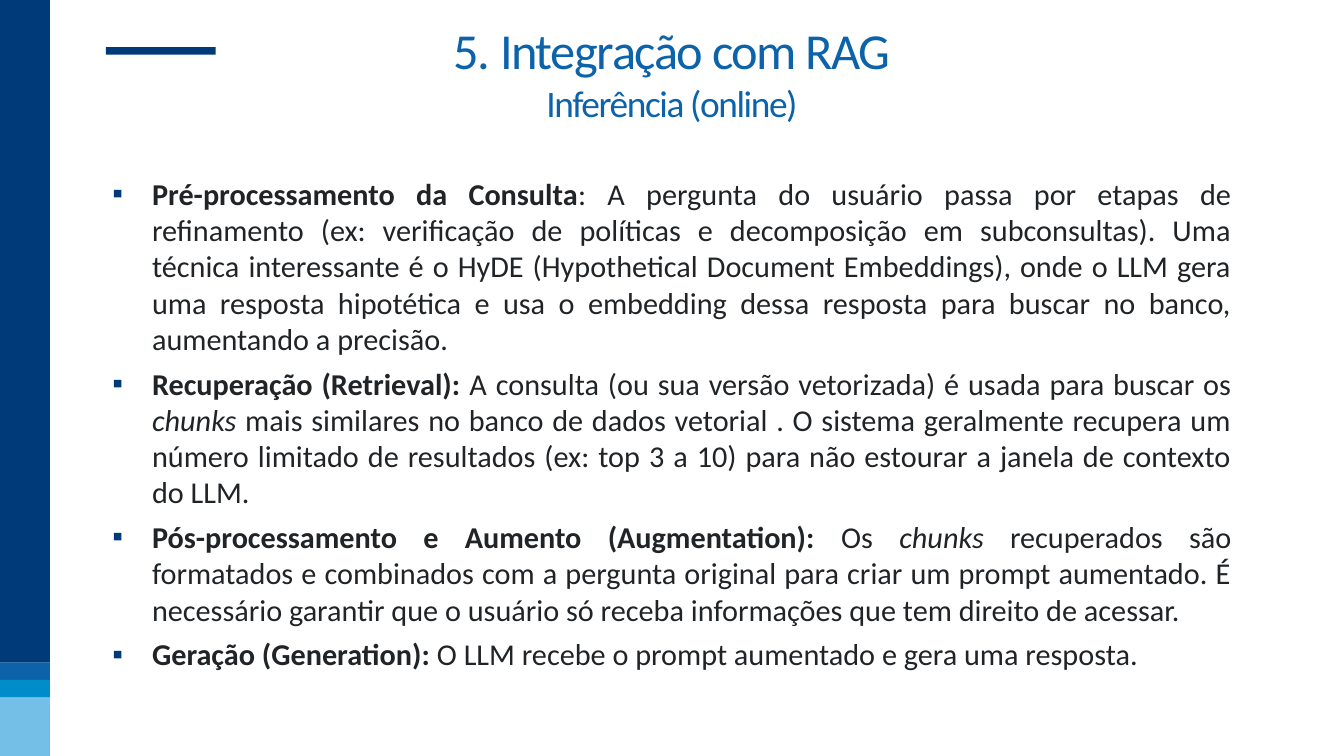
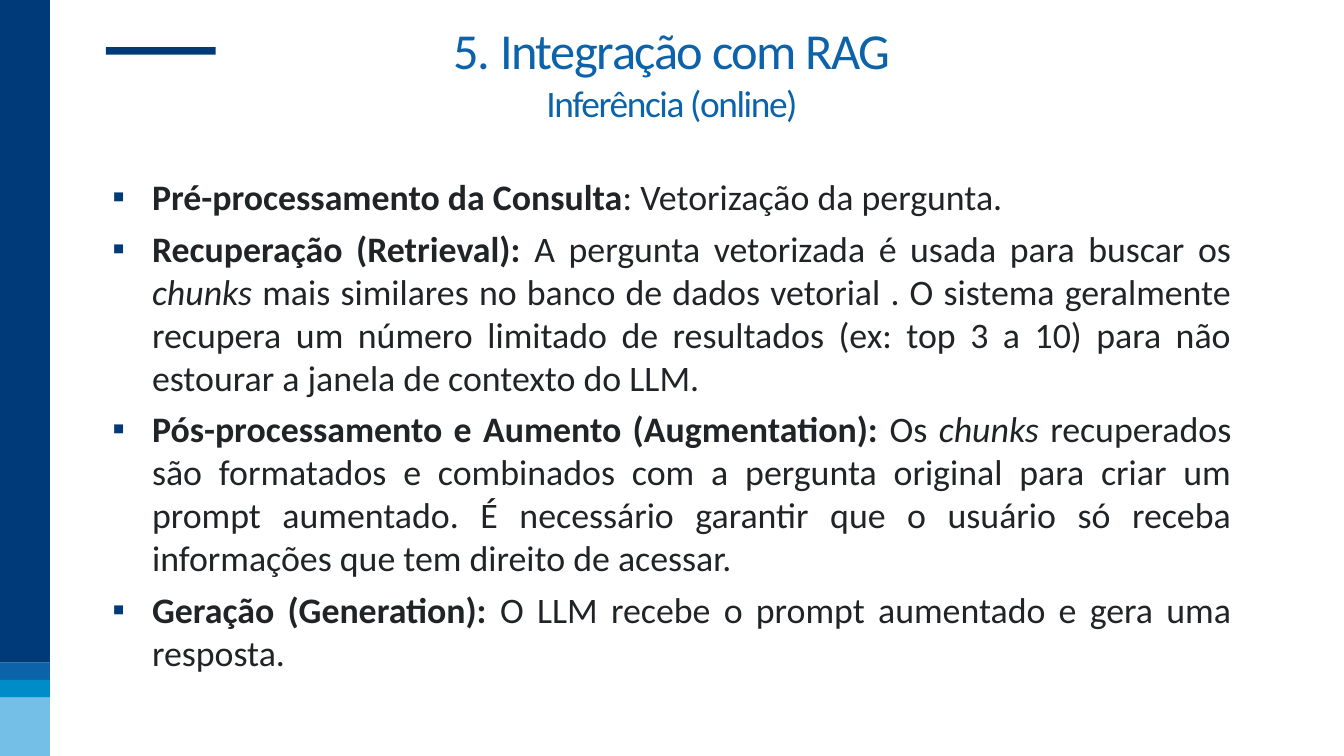
Before and after one commit to nogueira-cavalcante/FGV, a slide deck: slide 42 of MLOps - incorporando soluções aos processos de negócio/apresentações/02 - LLMOps.pptx (slide 39 before the commit). Drawn at 1344x756 pixels with LibreOffice and Linux fonts; fonts in the diff are those of the drawing; background and template pictures are left out. Boxes give left, top, right and bottom in pixels: in the first picture for what was removed or moved away, otherwise in the second. Text is boxed around its words. In the diff, an @@ line names an element or a change of style, - is before the commit and + after.

```diff
--- a/MLOps - incorporando soluções aos processos de negócio/apresentações/02 - LLMOps.pptx
+++ b/MLOps - incorporando soluções aos processos de negócio/apresentações/02 - LLMOps.pptx
@@ text at [152,185,1231,397]: text changed; size 32.4 to 38.4 pt @@
-▪ Pré-processamento da Consulta: A pergunta do usuário passa por etapas de refinamento (ex: verificação de políticas e decomposição em subconsultas). Uma técnica interessante é o HyDE (Hypothetical Document Embeddings), onde o LLM gera uma resposta hipotética e usa o embedding dessa resposta para buscar no banco, aumentando a precisão.
-▪ Recuperação (Retrieval): A consulta (ou sua versão vetorizada) é usada para buscar os chunks mais similares no banco de dados vetorial . O sistema geralmente recupera um número limitado de resultados (ex: top 3 a 10) para não estourar a janela de contexto do LLM.
+▪ Pré-processamento da Consulta: Vetorização da pergunta.
+▪ Recuperação (Retrieval): A pergunta vetorizada é usada para buscar os chunks mais similares no banco de dados vetorial . O sistema geralmente recupera um número limitado de resultados (ex: top 3 a 10) para não estourar a janela de contexto do LLM.
@@ text at [152,415,1231,672]: size 32.4 to 38.4 pt in "Pós-processamento e Aumento (Augmentation): Os chunks recupe ...", "Geração (Generation): O LLM recebe o prompt ..." @@
```
Also in this commit, not shown: 9 other slides changed, 8 slides added, 1 slide removed, 2 other files.
